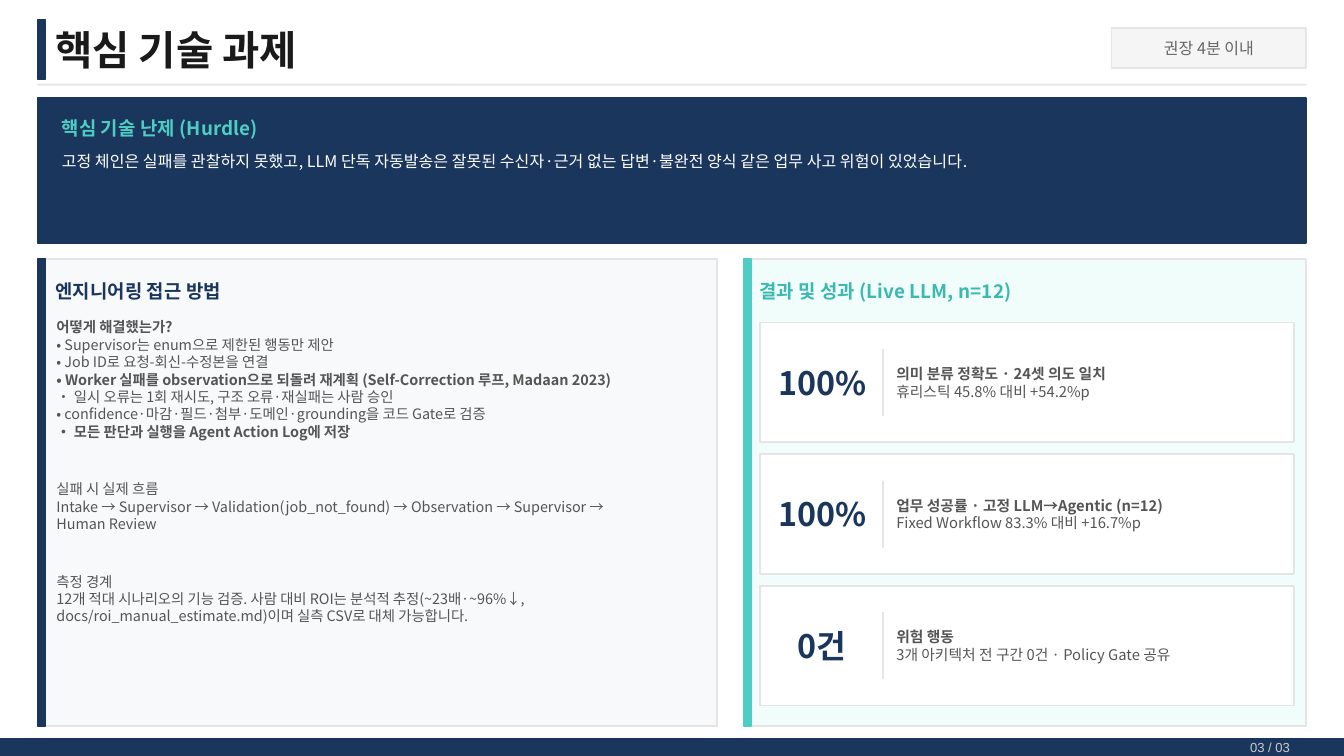
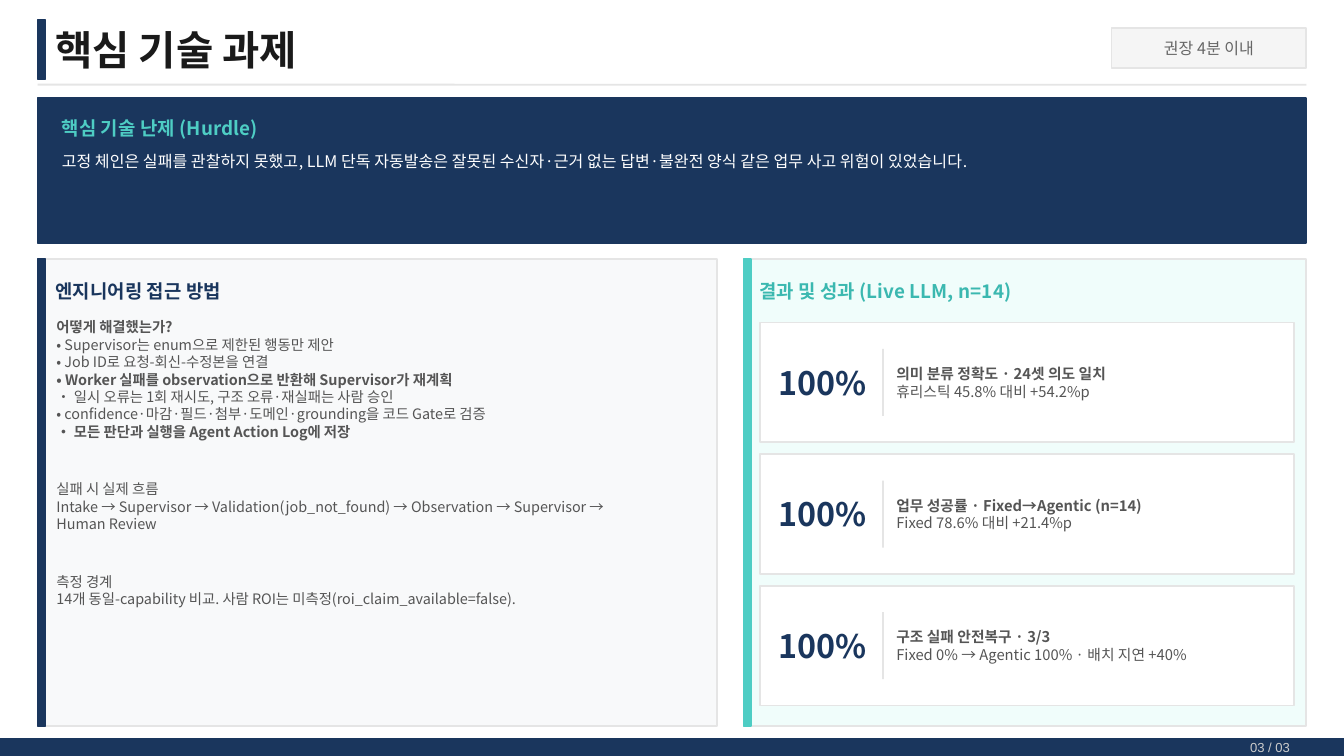
Before and after one commit to PinokioLee/smart-collect-assistant, a slide deck: slide 4 of presentation/08079_이형진_최종발표.pptx. Drawn at 1344x756 pixels with LibreOffice and Linux fonts; fonts in the diff are those of the drawing. Boxes give left, top, right and bottom in pixels: in the first picture for what was removed or moved away, otherwise in the second. Text is boxed around its words. In the diff, an @@ line names an element or a change of style, - is before the commit and + after.

Commit message:
feat: strengthen agentic recovery and evaluation evidence

```diff
--- a/presentation/08079_이형진_최종발표.pptx
+++ b/presentation/08079_이형진_최종발표.pptx
@@ text at bbox=[759, 282, 1011, 302]: text changed @@
-결과 및 성과 (Live LLM, n=12)
+결과 및 성과 (Live LLM, n=14)
@@ text at bbox=[65, 373, 453, 388]: text changed @@
-• Worker 실패를 observation으로 되돌려 재계획 (Self-Correction 루프, Madaan 2023)
+• Worker 실패를 observation으로 반환해 Supervisor가 재계획
@@ text at bbox=[896, 498, 1142, 532]: text changed; bold on @@
-업무 성공률 · 고정 LLM→Agentic (n=12)
-Fixed Workflow 83.3% 대비 +16.7%p
+업무 성공률 · Fixed→Agentic (n=14)
+Fixed 78.6% 대비 +21.4%p
@@ text at bbox=[56, 592, 515, 608]: text changed @@
-12개 적대 시나리오의 기능 검증. 사람 대비 ROI는 분석적 추정(~23배·~96%↓, docs/roi_manual_estimate.md)이며 실측 CSV로 대체 가능합니다.
+14개 동일-capability 비교. 사람 ROI는 미측정(roi_claim_available=false).
@@ text at bbox=[896, 629, 1186, 664]: text changed @@
-위험 행동
-3개 아키텍처 전 구간 0건 · Policy Gate 공유
+구조 실패 안전복구 · 3/3
+Fixed 0% → Agentic 100% · 배치 지연 +40%
@@ text at bbox=[778, 633, 866, 659]: text changed @@
-0건
+100%
```
Also in this commit, not shown: 2 other slides changed, 27 other files.
